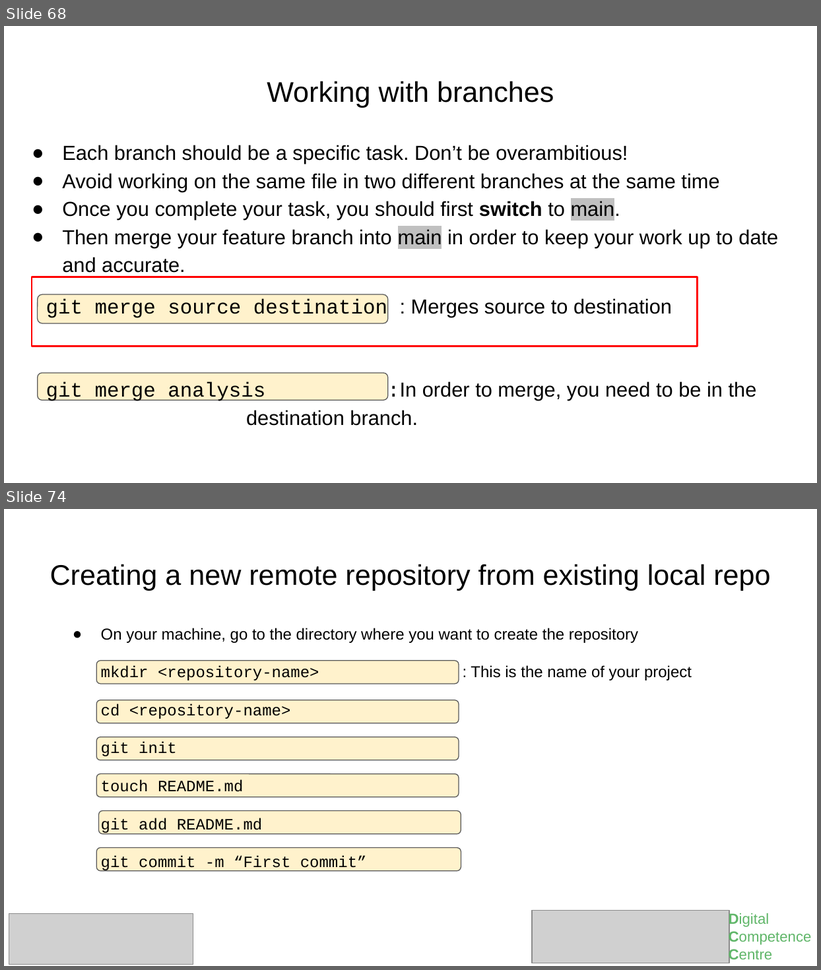
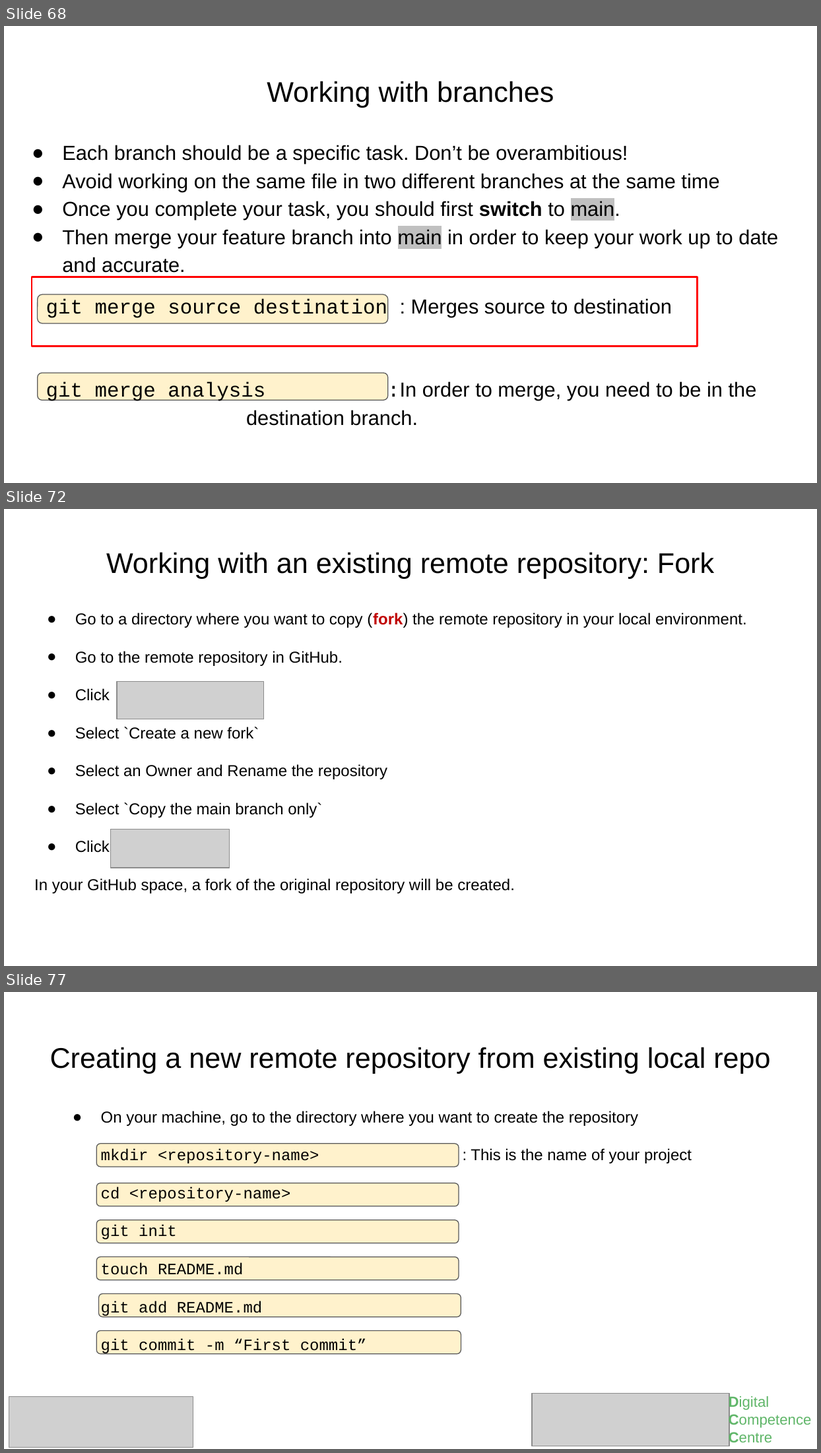
Before and after one commit to RUG-DCC-Research-Software/introduction_to_git_github, a slide deck: 07102025-Introduction_to_git_kapteyn.pptx. Shown one above the other, each under a label of ours: slides 68 and 74 before the commit, slides 68, 72 and 77 after it; the slides between them are not shown. The pictures are 821x970 and 821x1453 pixels, drawn with LibreOffice and Linux fonts; fonts in the diff are those of the drawing; grey boxes stand for pictures. Boxes give left, top, right and bottom in pixels: in the first picture for what was removed or moved away, otherwise in the second. Text is boxed around its words. In the diff, an @@ line names an element or a change of style, - is before the commit and + after.

```diff
--- a/07102025-Introduction_to_git_kapteyn.pptx
+++ b/07102025-Introduction_to_git_kapteyn.pptx
@@ slide 72 added at bbox=[4, 509, 817, 966], background #FFFFFF @@
@@ title added at bbox=[106, 552, 714, 579], 25.2 pt, text #000000 @@
+Working with an existing remote repository: Fork
@@ text added at bbox=[34, 613, 747, 894], 14 pt, text #000000 @@
+● Go to a directory where you want to copy (fork) the remote repository in your local environment.
+● Go to the remote repository in GitHub.
+● Click
+● Select `Create a new fork`
+● Select an Owner and Rename the repository
+● Select `Copy the main branch only`
+● Click
+In your GitHub space, a fork of the original repository will be created.
@@ picture added at bbox=[117, 681, 263, 719] @@
@@ picture added at bbox=[110, 829, 229, 869] @@
@@ what was slide 74 is now slide 77 @@
```
Also in this commit, not shown: 12 slides changed, 2 other slides added.
